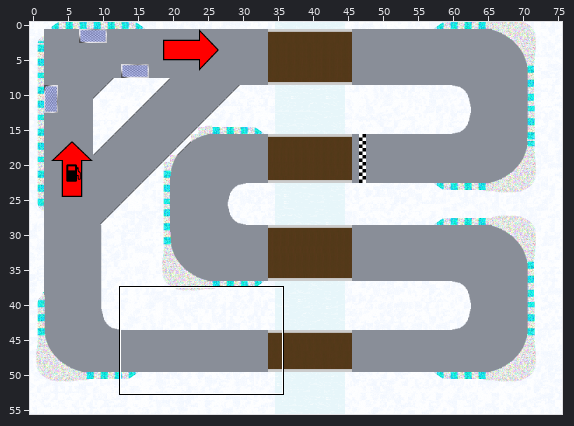
Level history. Tiled map: core/assets/maps/map2.tmx. The first picture is a wide view before the edit; the outline marks the close-up.
Close-up. The starting point:
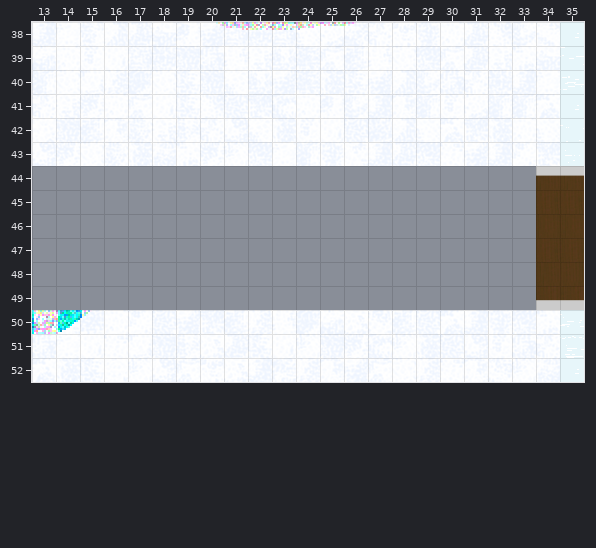
Cells are 24x24 px. Shown: x 13..35, y 38..52.
After:
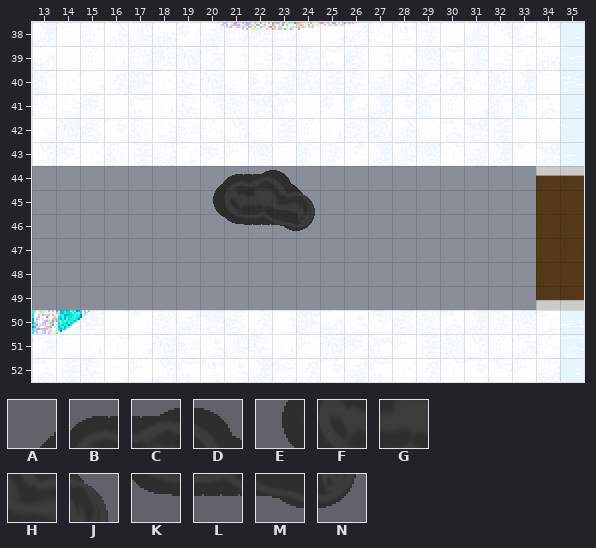
Key: from "oil": A 0, B 1, C 2, D 3, E 5, F 6, G 7, H 8, J 9, K 11, L 12, M 13, N 14.
_ is an empty cell.
Tiles of an added or newly shown layer are drawn over the layers below it.
The exact change:
Layer "oil" (added):
y 44: x 20..23 ____ -> ABCD
y 45: x 20..24 _____ -> EFGHJ
y 46: x 21..24 ____ -> KLMN
Pixel boxes of the changes (left, top, right, bottom) in both close-ups:
added: (213, 170, 315, 231)
